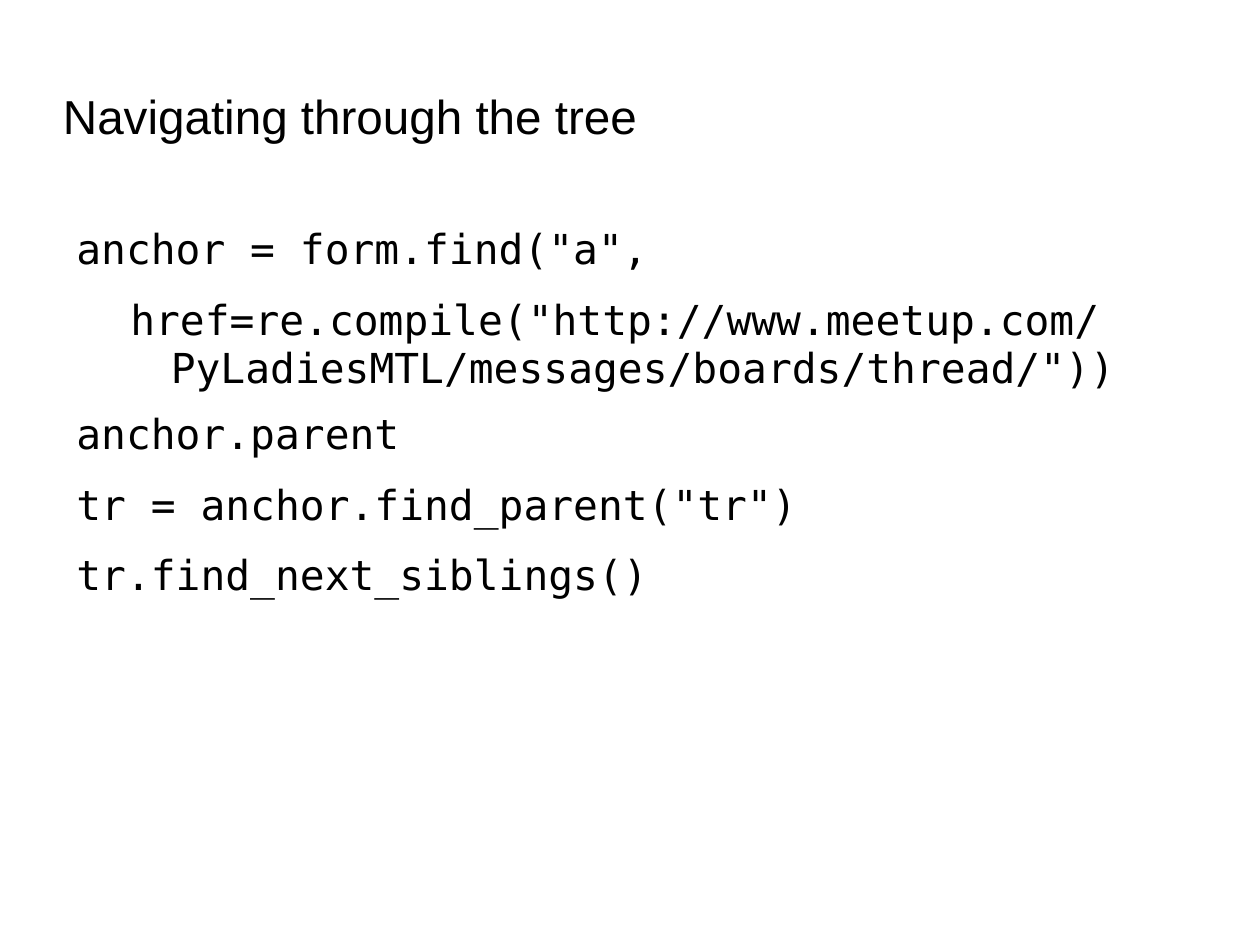
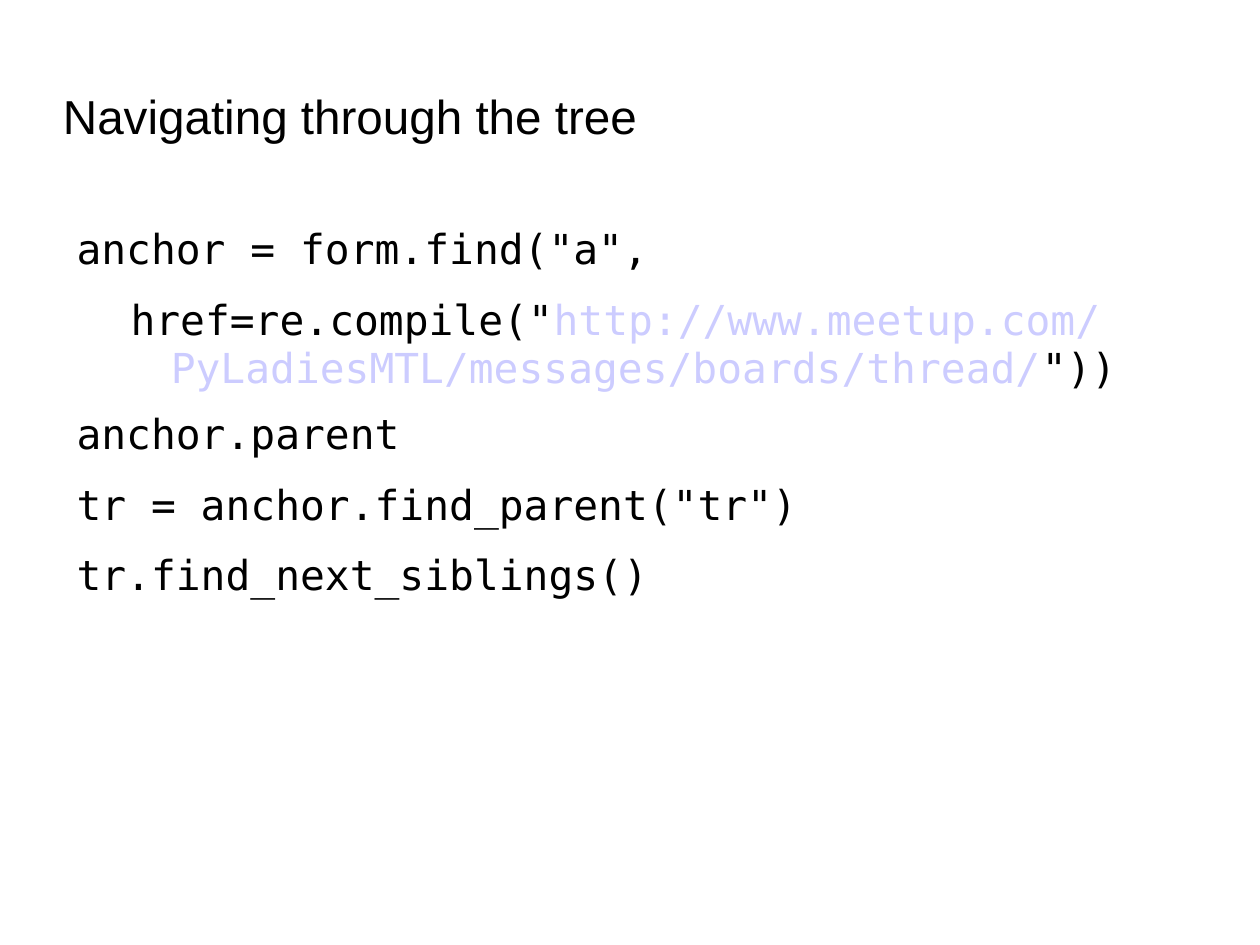
Before and after one commit to supita/Pyladies-Python-Web-Scraping, a slide deck: slide 12 of pyladies.ppt. Drawn at 1260x945 pixels with LibreOffice and Linux fonts; fonts in the diff are those of the drawing; background and template pictures are left out. Boxes give left, top, right and bottom in pixels: in the first picture for what was removed or moved away, otherwise in the second. Text is boxed around its words. In the diff, an @@ line names an element or a change of style, - is before the commit and + after.

```diff
--- a/pyladies.ppt
+++ b/pyladies.ppt
@@ text "anchor = form.find("a"," at (77,232,1117,599): text colour #000000 to #CCCCFF in "href=re.compile("http://www.meetup.com/PyLadiesMTL/messages/ ..." @@
```
Also in this commit, not shown: 8 other slides changed.
